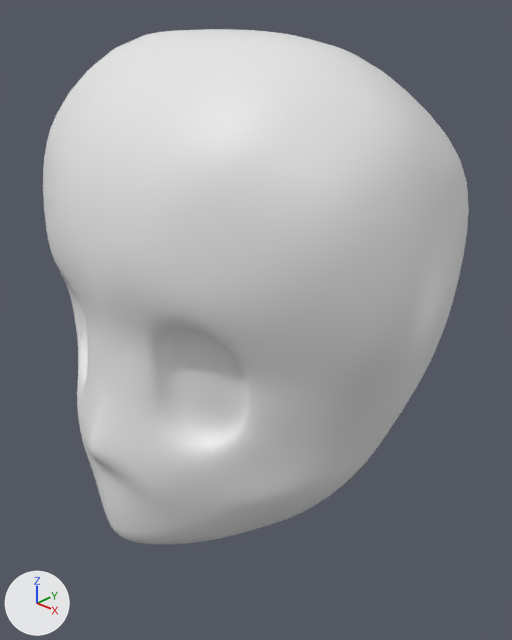
One commit to the Blender file character.blend: the scene before it, then after it.
Camera for both pictures: a 50 mm lens placed at (2.5, -1.69, 1.72), pointed at (0.04, 0.91, 0.07). The axes (+X, +Y, +Z) are drawn at lower left. The lights are the same throughout.

Script lines for the objects in view, before the commit:
```python
me_plane_001 = bpy.data.meshes.new('Plane.001')
me_plane_001.from_pydata(...)  # 211 vertices, 190 faces; spans x 0.0..1.22, y -0.96..1.69, z -1.98..0.22
me_plane_001.polygons.foreach_set('use_smooth', [True] * 190)
ob_plane = bpy.data.objects.new('Plane', me_plane_001)
ob_plane.location = (0.0, 0.0, 0.0)
ob_plane.rotation_euler = (1.571, 0.0, 0.0)  # degrees (90, 0, 0)
_m = ob_plane.modifiers.new('Mirror', 'MIRROR')
_m.use_clip = True
_m = ob_plane.modifiers.new('Subdivision', 'SUBSURF')
_m.levels = 3
```
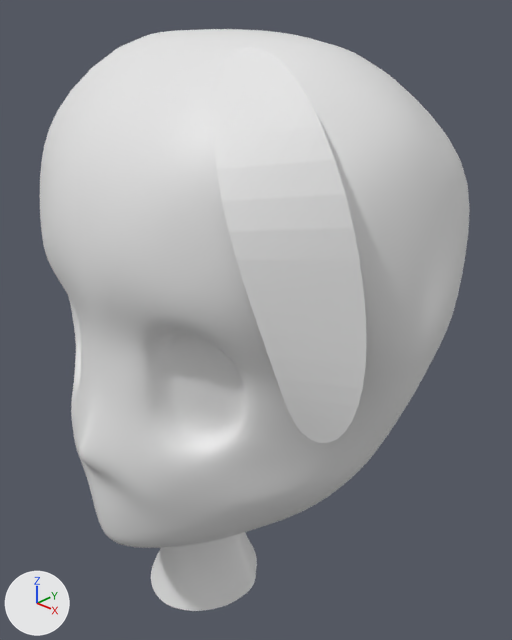
Commit message: added neck and a hair

Patch to the scene script:
```diff
--- a/character.blend.py
+++ b/character.blend.py
@@ me_plane_001 @@
 # used by ob_plane; location = (0.0, 0.0, 0.0); rotation_euler = (1.571, 0.0, 0.0), in degrees (90, 0, 0)
-me_plane_001.from_pydata(...)  # 211 vertices, 190 faces; spans x 0.0..1.22, y -0.96..1.69, z -1.98..0.22
+me_plane_001.from_pydata(...)  # 256 vertices, 232 faces; spans x 0.0..1.22, y -1.48..1.69, z -1.98..0.28
+# me_plane_001 part 1
+# 26 vertices in x 0.0..0.48, y -0.89..0.88, z -0.04..0.11 move by (0.0, 0.0, 0.04)
+# 19 vertices in x 0.0..0.27, y -0.88..0.88, z 0.05..0.19 move by (0.0, 0.0, 0.05)
+# 17 vertices in x 0.27..0.69, y -0.57..1.25, z -0.18..-0.09 move by (0.0, 0.0, 0.02)
+# 14 vertices in x 0.22..1.21, y -0.93..1.12, z -0.59..-0.47 move by (0.0, 0.0, -0.02)
+# 12 vertices in x 0.0..0.58, y -0.87..1.26, z -0.12..0.01 move by (0.0, 0.0, 0.03)
+# 12 vertices in x 0.0..0.78, y -0.96..1.18, z -0.28..-0.19 move by (0.0, 0.0, 0.01)
+# 25 vertices move from x 0.0..1.22, y -0.94..1.69, z -1.6..0.22 to x 0.0..1.22, y -0.94..1.69, z -1.6..0.28
+# 29 vertices are added at x 0.0..0.34, y -1.48..-0.98, z -0.81..-0.16
+# 9 new vertices lie (0.0, -0.09, -0.01) away from vertices in x 0.0..0.22, y -0.96..-0.88, z -0.7..-0.22
+# 7 new vertices lie (0.0, -0.2, -0.02) away from vertices in x 0.0..0.22, y -1.05..-0.97, z -0.71..-0.22
+# 42 new faces join them
@@ me_plane @@
+me_plane.from_pydata([(-0.779, 0.353, 0.682), (-0.525, 0.305, 0.455), (-0.904, 0.729, 0.738), (-0.582, 0.694, 0.417), (-0.722, 0.093, 0.613), (-0.595, 0.061, 0.512), (-1.04, 1.088, 0.749), (-0.712, 1.164, 0.441), (-1.437, 1.489, 0.355), (-1.138, 1.499, 0.259)], [], [(0, 1, 3, 2), (1, 0, 4, 5), (2, 3, 7, 6), (6, 7, 9, 8)])
@@ ob_plane_001 @@
+ob_plane_001 = bpy.data.objects.new('Plane.001', me_plane)
+ob_plane_001.location = (1.7, 0.781, 0.02)
+ob_plane_001.rotation_euler = (1.571, 0.0, 0.0)  # degrees (90, 0, 0)
+_m = ob_plane_001.modifiers.new('Subdivision', 'SUBSURF')
+_m.levels = 2
+_m = ob_plane_001.modifiers.new('Solidify', 'SOLIDIFY')
+_m.thickness = 0.09
+_m.offset = -0.0872
```

Location of each change, (x1, y1, x2, y2) in pixels of the pictures (512 x 640 px):
'Plane', reshaped (13% taller)
    before: (43, 29, 469, 544)
    after: (40, 29, 470, 611)
'Plane.001', added
    after: (213, 47, 367, 443)
